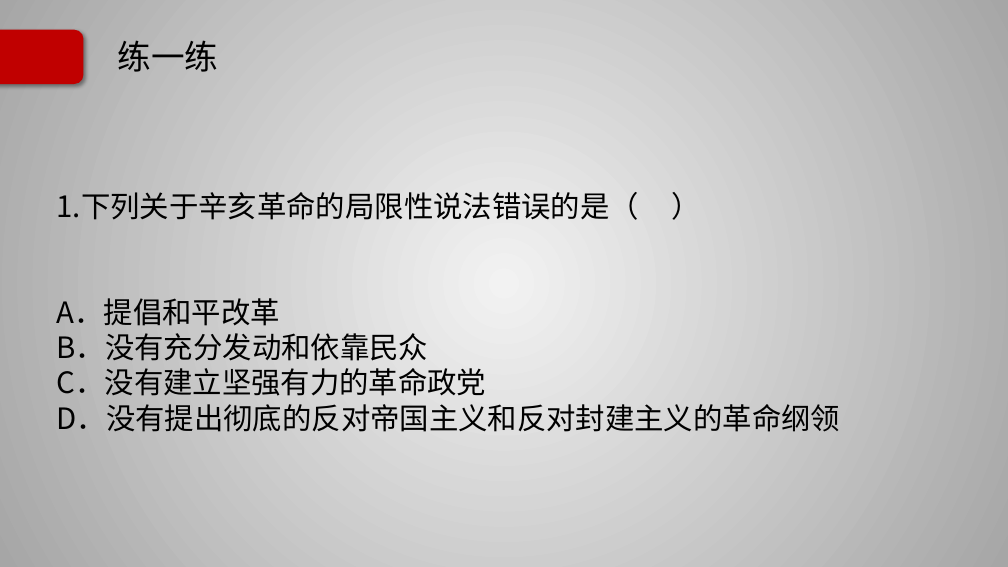
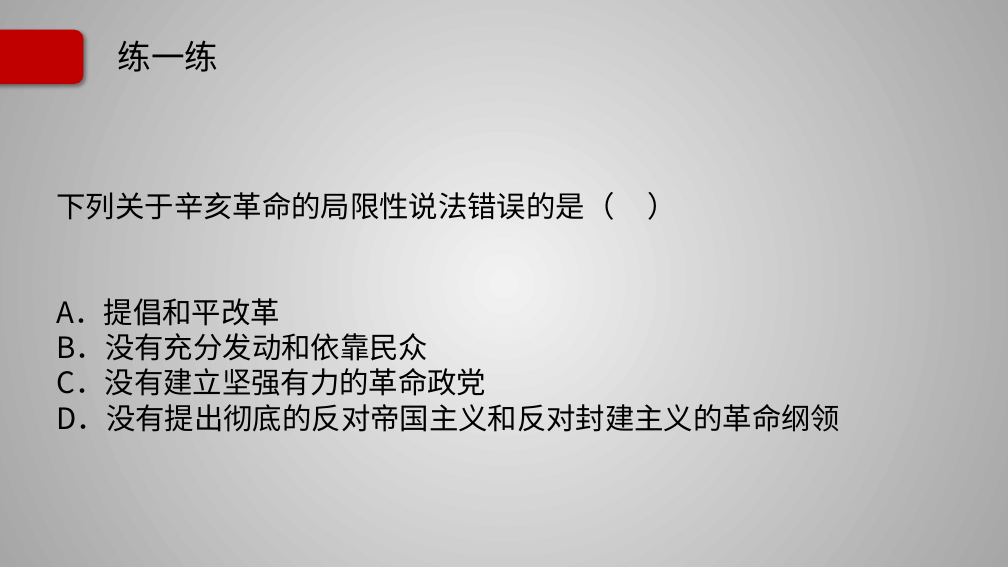
Before and after one commit to Call-me-zhy/tangtang, a slide deck: slide 84 of 5 中国近现代史纲要/课件/中国近现代史纲要精讲3.pptx. Drawn at 1008x567 pixels with LibreOffice and Linux fonts; fonts in the diff are those of the drawing; background and template pictures are left out. Boxes give left, top, right and bottom in pixels: in the first picture for what was removed or moved away, otherwise in the second. Text is boxed around its words. In the diff, an @@ line names an element or a change of style, - is before the commit and + after.

```diff
--- a/5 中国近现代史纲要/课件/中国近现代史纲要精讲3.pptx
+++ b/5 中国近现代史纲要/课件/中国近现代史纲要精讲3.pptx
@@ text at <box>57,192,615,220</box>: text changed @@
-1.下列关于辛亥革命的局限性说法错误的是（ ）
+下列关于辛亥革命的局限性说法错误的是（ ）
```
Also in this commit, not shown: 11 other slides changed, 3 slides removed, 4 other files.
